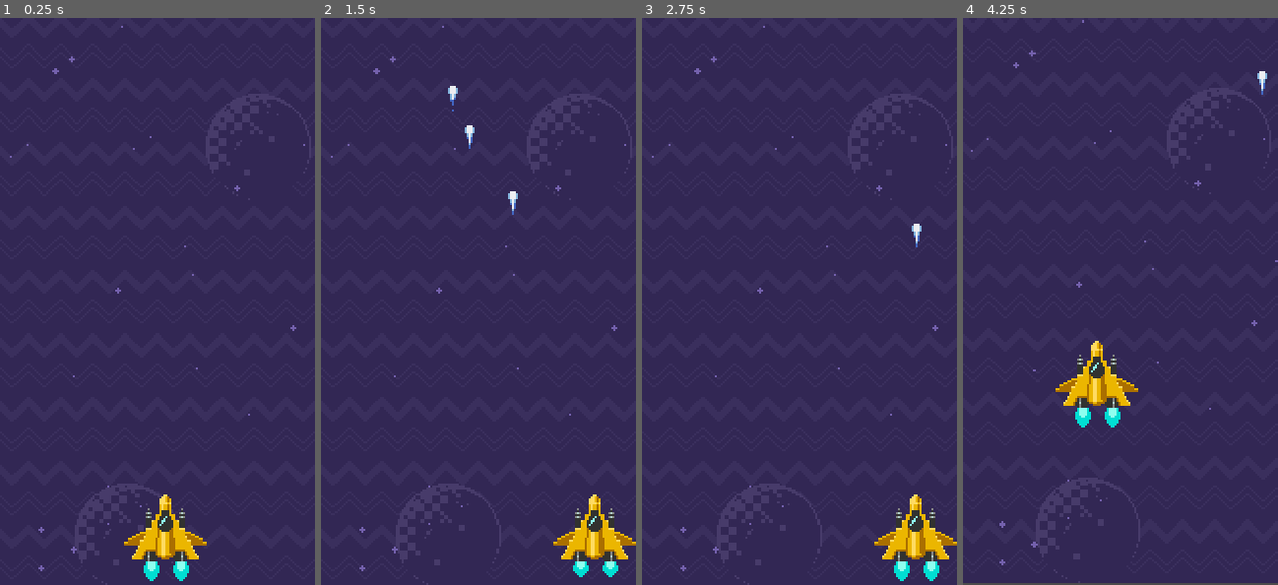
Above: before the commit, frames 1-4 (left to right).
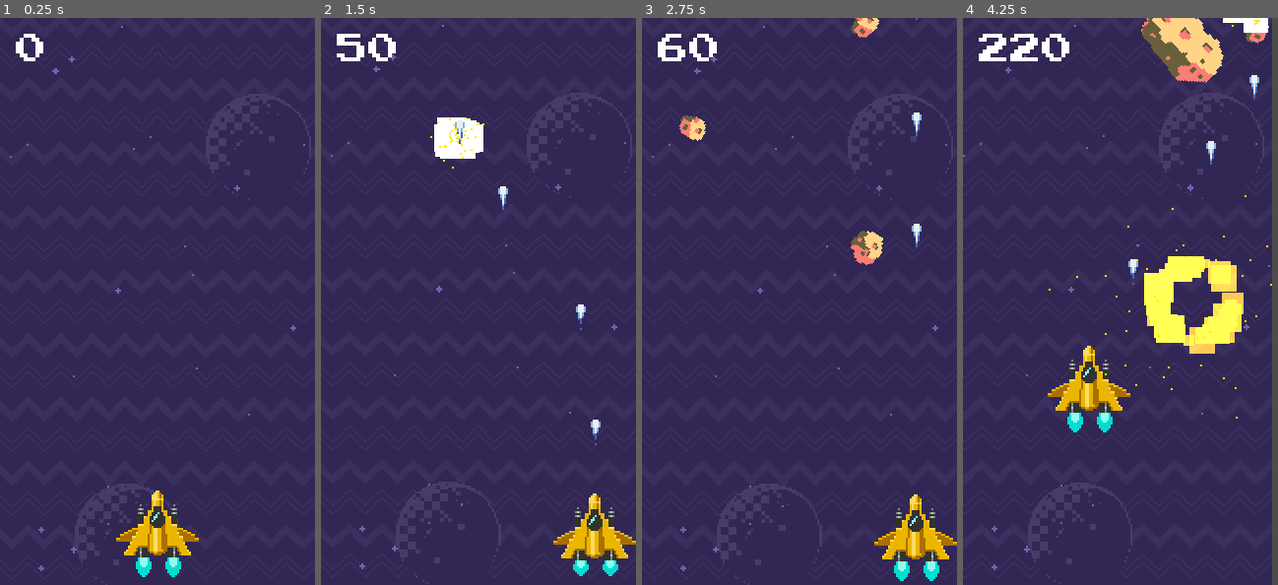
Above: after the commit, the same moments.

Repository: Cludor28/Astro_Explore
Game: Godot game, scene res://scenes/game.tscn
The game is run twice, just before and just after one commit, with the same random seed, the same clock (stepped at 60 frames per second) and the same inputs.
Inputs:
- Up to frame 1 (0.25 s): no input
- Up to frame 2 (1.5 s): tap Enter (ui_accept) at 0.5, 0.6, 0.77, 1.07, 1.35 s; hold Right (ui_right) 0.53-1.28 s; hold Down (ui_down) from 1.28 s (still down)
- Up to frame 3 (2.75 s): tap Enter (ui_accept) at 1.52, 1.82, 2.1 s; release Down (ui_down) at 2.03 s; hold Right (ui_right) from 2.03 s (still down)
- Up to frame 4 (4.25 s): release Right (ui_right) at 2.78 s; hold Up (ui_up) 2.78-3.53 s; tap Enter (ui_accept) at 2.85, 3.02, 3.32, 3.6, 3.77, 4.07 s; hold Left (ui_left) from 3.53 s (still down); tap Escape (ui_cancel) at 4.15 s

The runs differ from the first frame. In frame 1, 2.1% of the frame differs, in the area x 5-66%, y 2-100%; in frame 2, 2.3%; in frame 3, 1.5%; in frame 4, 11%, in the area x 0-100%, y 0-100%.
Error before the commit: Invalid set index 'global_position' (on base: 'Nil') with value of type 'Vector2'. (res://scripts/inimigos.gd:18)

Commit message:
score and shild

Diff:
--- a/scenes/asteroid.tscn
+++ b/scenes/asteroid.tscn
@@ -49,7 +49,7 @@
 
 [node name="area" type="Area2D" parent="."]
 collision_layer = 4
-collision_mask = 2
+collision_mask = 3
 
 [node name="shape" type="CollisionShape2D" parent="area"]
 shape = SubResource( 1 )
--- a/scenes/game.tscn
+++ b/scenes/game.tscn
@@ -7,6 +7,7 @@
 [ext_resource path="res://scripts/camera.gd" type="Script" id=5]
 [ext_resource path="res://scripts/inimigos.gd" type="Script" id=6]
 [ext_resource path="res://scripts/lazeres.gd" type="Script" id=7]
+[ext_resource path="res://scripts/HUD.gd" type="Script" id=8]
 
 [sub_resource type="Shader" id=1]
 code = "shader_type canvas_item;
@@ -56,6 +57,19 @@
 "values": [ 0, 1 ]
 }
 
+[sub_resource type="CircleShape2D" id=7]
+radius = 50.0
+
+[sub_resource type="CircleShape2D" id=8]
+radius = 17.8885
+
+[sub_resource type="DynamicFontData" id=5]
+antialiased = false
+font_path = "res://fonts/prstartk.ttf"
+
+[sub_resource type="DynamicFont" id=6]
+font_data = SubResource( 5 )
+
 [node name="game" type="Node2D"]
 
 [node name="Background" type="Sprite" parent="."]
@@ -68,7 +82,7 @@
 nave = NodePath("../ship")
 
 [node name="ship" type="Node2D" parent="."]
-position = Vector2( 84, 270 )
+position = Vector2( 80, 264 )
 script = ExtResource( 3 )
 __meta__ = {
 "_edit_group_": true
@@ -89,6 +103,18 @@
 [node name="blaster" type="Position2D" parent="ship"]
 position = Vector2( 0, -32 )
 
+[node name="area" type="Area2D" parent="ship"]
+collision_mask = 4
+
+[node name="shape" type="CollisionShape2D" parent="ship/area"]
+shape = SubResource( 7 )
+
+[node name="dead_area" type="Area2D" parent="ship"]
+collision_mask = 4
+
+[node name="CollisionShape2D" type="CollisionShape2D" parent="ship/dead_area"]
+shape = SubResource( 8 )
+
 [node name="cenario" type="Node2D" parent="."]
 script = ExtResource( 7 )
 nave = NodePath("../ship")
@@ -104,4 +130,22 @@
 anchor_mode = 0
 current = true
 script = ExtResource( 5 )
+
+[node name="HUD" type="CanvasLayer" parent="." groups=[
+"hud",
+]]
+script = ExtResource( 8 )
+
+[node name="score" type="Label" parent="HUD"]
+margin_left = 8.0
+margin_top = 8.0
+margin_right = 152.0
+margin_bottom = 24.0
+custom_fonts/font = SubResource( 6 )
+text = "0"
+__meta__ = {
+"_edit_use_anchors_": false
+}
+[connection signal="area_entered" from="ship/area" to="ship" method="_on_area_area_entered"]
+[connection signal="area_entered" from="ship/dead_area" to="ship" method="_on_dead_area_area_entered"]
 [connection signal="timeout" from="cenario/inimigos/spawn_timer" to="cenario/inimigos" method="_on_spawn_timer_timeout"]
--- /dev/null
+++ b/scripts/HUD.gd
@@ -0,0 +1,16 @@
+extends CanvasLayer
+
+var score = 0
+
+
+func _ready():
+	pass
+
+func _process(delta):
+	pass
+
+
+func asteroid_destroied(ast):
+	var pontos =  (6 - ast.chosen) * 10
+	score += pontos
+	$score.text = str(score)
--- a/scripts/asteroid.gd
+++ b/scripts/asteroid.gd
@@ -2,7 +2,7 @@
 
 var chosen = 0
 onready var velY = rand_range(30 , 200)
-onready var velX = rand_range(-30 , 30)
+onready var velX = rand_range(-50 , 50)
 
 signal destroied(node)
 
@@ -10,8 +10,8 @@
 	randomize()
 	for a in $asteroids.get_children():
 		a.visible = false
-
-	chosen = (randi() % $asteroids.get_child_count()) + 1
+	if not chosen:
+		chosen = (randi() % $asteroids.get_child_count()) + 1
 
 	var node = get_node("asteroids/asteroid-" + str(chosen))
 
--- a/scripts/camera.gd
+++ b/scripts/camera.gd
@@ -17,4 +17,4 @@
 		treme(3)
 
 func treme(v):
-	forca = v
+	forca += v
--- a/scripts/inimigos.gd
+++ b/scripts/inimigos.gd
@@ -24,10 +24,17 @@
 
 func on_asteroid_destroied(ast):
 	if ast.chosen >= 3:
-		var new_ast = create_asteroid()
-		add_child(new_ast)
-		new_ast.global_position = ast.global_position
+		for a in range((randi() % 2) + 2):
+			var new_ast = create_asteroid()
+			new_ast.chosen = (randi() % 2) + 1
+			add_child(new_ast)
+			new_ast.global_position = ast.global_position
+	get_tree().call_group("hud" ,  "asteroid_destroied" , ast)
+	var e = PRE_EXPLOSION.instance()
+	add_child(e)
+	e.global_position = ast.global_position
 
 func create_asteroid():
 	var ast = PRE_ASTEROID.instance()
 	ast.connect("destroied" , self , "on_asteroid_destroied")
+	return ast
--- a/scripts/ship.gd
+++ b/scripts/ship.gd
@@ -3,6 +3,10 @@
 const PRE_LAZER = preload("res://scenes/lazer.tscn")
 
 export var vel = 100.0
+
+var escudo = 100
+
+onready var shape_size = $area/shape.shape.radius
 
 export(NodePath) var lazeres
 
@@ -35,7 +39,7 @@
 		dirY += 1
 
 	if Input.is_action_just_pressed("ui_accept"):
-		if get_tree().get_nodes_in_group("lazeres").size() < 3:
+		if get_tree().get_nodes_in_group("lazeres").size() < 7:
 			var lazer = PRE_LAZER.instance()
 			lazeres.add_child(lazer)
 			lazer.global_position = $blaster.global_position
@@ -44,3 +48,15 @@
 
 	global_position.x = clamp(global_position.x , 21 , 139)
 	global_position.y = clamp(global_position.y , 24 , 266)
+
+
+
+func _on_area_area_entered(area):
+	get_tree().call_group("camera" , "treme" , 1)
+	escudo -= 1
+	$area/shape.shape.radius = shape_size * escudo / 100
+
+
+
+func _on_dead_area_area_entered(area):
+	queue_free()
Binary file added: fonts/prstartk.ttf
Not shown: 4 places in scenes/explosion.tscn that only renumber resources
Not shown: 1 places in scenes/game.tscn that only renumber resources
